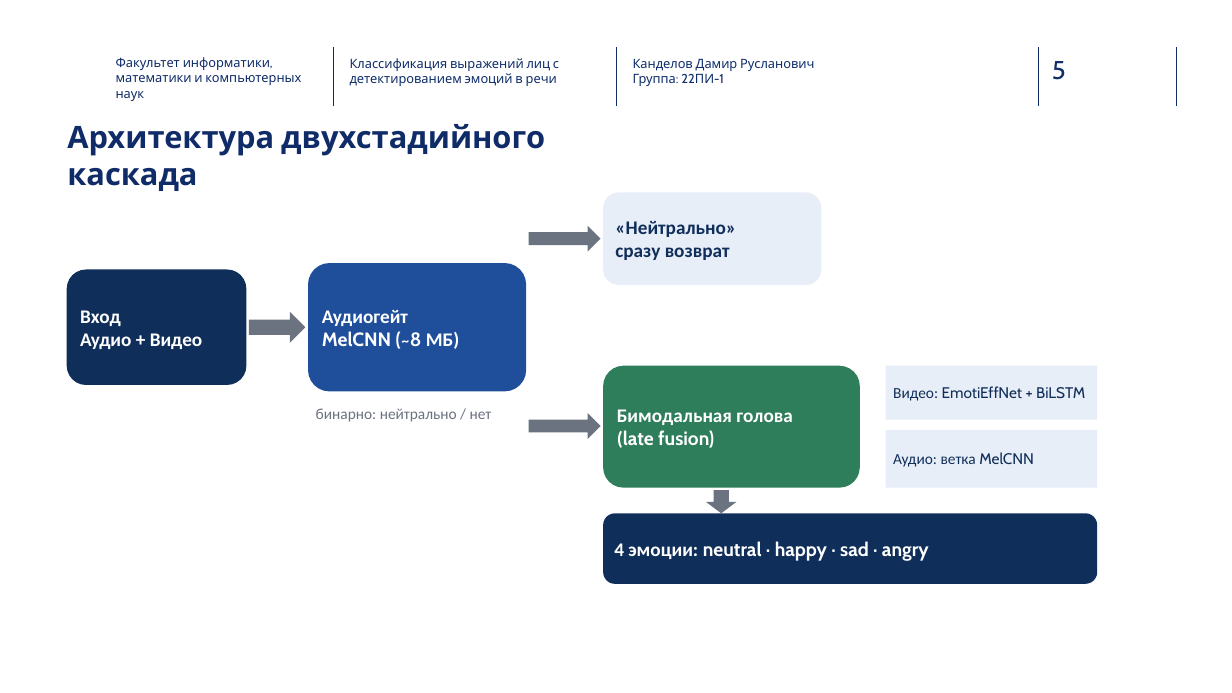
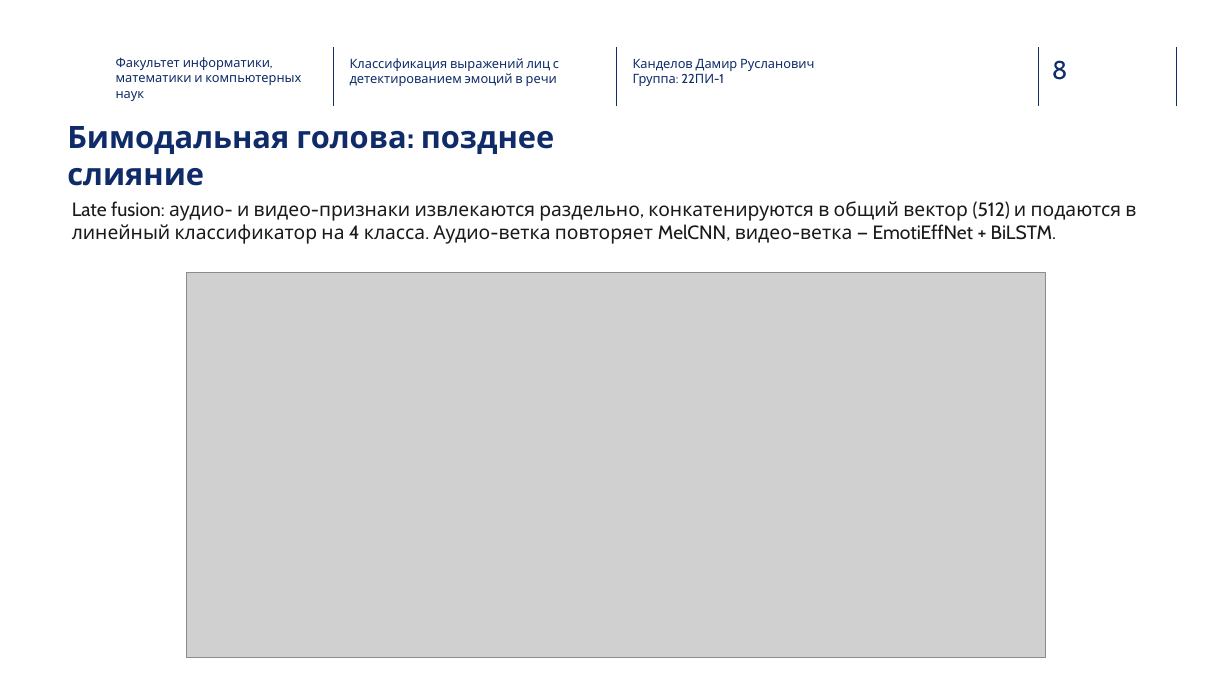
Before and after one commit to Kaparya/Classification-of-Facial-Expressions, a slide deck: slide 8 of Diploma_presentation.pptx (slide 5 before the commit). Drawn at 1232x693 pixels with LibreOffice and Linux fonts; fonts in the diff are those of the drawing; grey boxes stand for pictures; background and template pictures are left out. Boxes give left, top, right and bottom in pixels: in the first picture for what was removed or moved away, otherwise in the second. Text is boxed around its words. In the diff, an @@ line names an element or a change of style, - is before the commit and + after.

```diff
--- a/Diploma_presentation.pptx
+++ b/Diploma_presentation.pptx
@@ page number at bbox=[1052, 60, 1068, 80]: text changed @@
-5
+8
@@ text at bbox=[67, 126, 554, 186]: text changed @@
-Архитектура двухстадийного каскада
+Бимодальная голова: позднее слияние
@@ text added at bbox=[72, 201, 1136, 244], 15 pt, text #1A1A1A @@
+Late fusion: аудио- и видео-признаки извлекаются раздельно, конкатенируются в общий вектор (512) и подаются в линейный классификатор на 4 класса. Аудио-ветка повторяет MelCNN, видео-ветка — EmotiEffNet + BiLSTM.
@@ rounded rectangle removed at bbox=[604, 192, 822, 285] @@
-«Нейтрально»
-сразу возврат
@@ right arrow removed at bbox=[529, 226, 601, 251] @@
@@ rounded rectangle removed at bbox=[308, 263, 526, 392] @@
-Аудиогейт
-MelCNN (~8 МБ)
@@ rounded rectangle removed at bbox=[67, 270, 246, 385] @@
-Вход
-Аудио + Видео
@@ picture added at bbox=[187, 272, 1045, 657] @@
@@ right arrow removed at bbox=[249, 312, 305, 343] @@
@@ rounded rectangle removed at bbox=[604, 366, 860, 488] @@
-Бимодальная голова
-(late fusion)
@@ rectangle removed at bbox=[885, 366, 1097, 420] @@
-Видео: EmotiEffNet + BiLSTM
@@ text removed at bbox=[316, 408, 492, 422] @@
-бинарно: нейтрально / нет
@@ right arrow removed at bbox=[529, 413, 601, 439] @@
@@ rectangle removed at bbox=[885, 430, 1097, 487] @@
-Аудио: ветка MelCNN
@@ down arrow removed at bbox=[706, 491, 737, 514] @@
@@ rounded rectangle removed at bbox=[604, 514, 1098, 584] @@
-4 эмоции: neutral · happy · sad · angry
```
Also in this commit, not shown: 5 other slides changed, 6 slides added, 9 slides removed, 1 other file.
